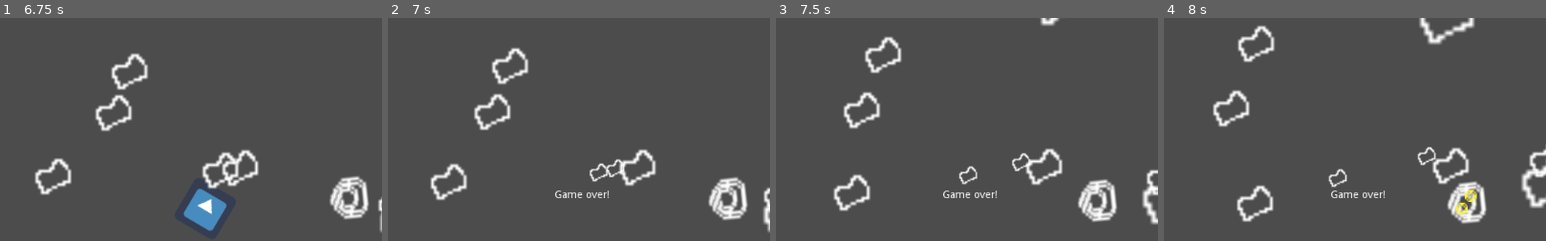
Above: before the commit, frames 1-4 (left to right).
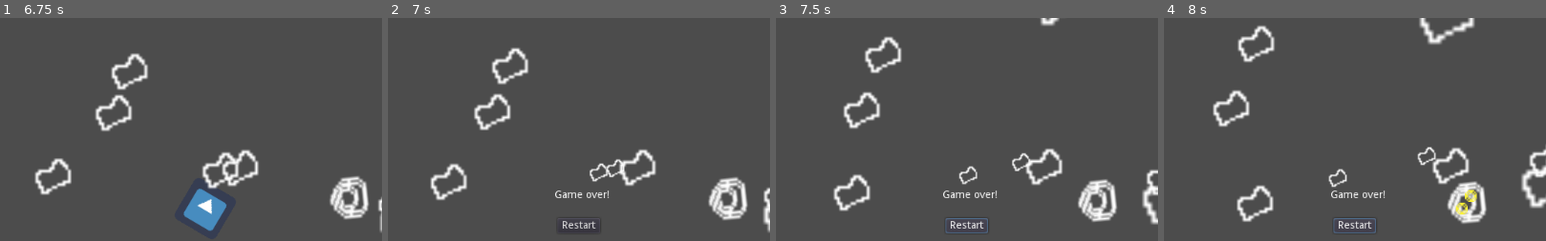
Above: after the commit, the same moments.

Repository: marianafcosta/asteroids
Game: Godot game, scene res://Root.tscn
The game is run twice, just before and just after one commit, with the same random seed, the same clock (stepped at 60 frames per second) and the same inputs. The engine's default icon, where the game draws it, is replaced by a stand-in: a white triangle on a blue panel in a dark square.
Inputs (mouse positions are % of the whole screen's width and height, from its top left):
- Up to frame 1 (6.75 s): tap Enter (ui_accept) at 0.5, 0.77, 1.52, 3.02, 3.77, 4.52, 6.02 s; hold Up (ui_up) 0.53-2.03 s; hold Left (ui_left) 2.03-4.28 s; hold Right (ui_right) 4.28-5.03 s; hold Up (ui_up) 5.03-5.78 s; hold Right (ui_right) from 5.78 s (still down)
- Up to frame 2 (7 s): keep holding Right (ui_right); tap Enter (ui_accept) at 6.77 s
- Up to frame 3 (7.5 s): release Right (ui_right) at 7.25 s; click (48, 54) at 7.25 s, where only the run after the commit has a clickable "Restart"
- Up to frame 4 (8 s): no input
The pictures show only the part of the screen within x 23-73%, y 7-57%; the shares and areas given below are measured in that part.

Frame 1 is identical in both runs. In frame 2, 0.1% of the frame differs, in the area x 45-55%, y 91-95%; in frame 3, 0.3%, in the area x 44-56%, y 89-97%; in frame 4, 0.3%.

Commit message:
Add dummy restart button

Diff:
--- a/Root.tscn
+++ b/Root.tscn
@@ -70,3 +70,16 @@
 __meta__ = {
 "_edit_use_anchors_": false
 }
+
+[node name="Restart" type="Button" parent="UI"]
+visible = false
+margin_left = 464.0
+margin_top = 313.0
+margin_right = 521.0
+margin_bottom = 333.0
+text = "Restart"
+__meta__ = {
+"_edit_use_anchors_": false
+}
+
+[connection signal="pressed" from="UI/Restart" to="UI" method="_on_Restart_pressed"]
--- a/UI.gd
+++ b/UI.gd
@@ -12,6 +12,7 @@
 
 func toggleGameOverMsg(show):
 	$GameOver.visible = show
+	$Restart.visible = show
 
 func _on_Player_life_lost(lives):
 	update_lives(lives)
@@ -21,3 +22,7 @@
 
 func _on_Player_game_over():
 	toggleGameOverMsg(true)
+
+func _on_Restart_pressed():
+	# TODO
+	print("Game restarted")
